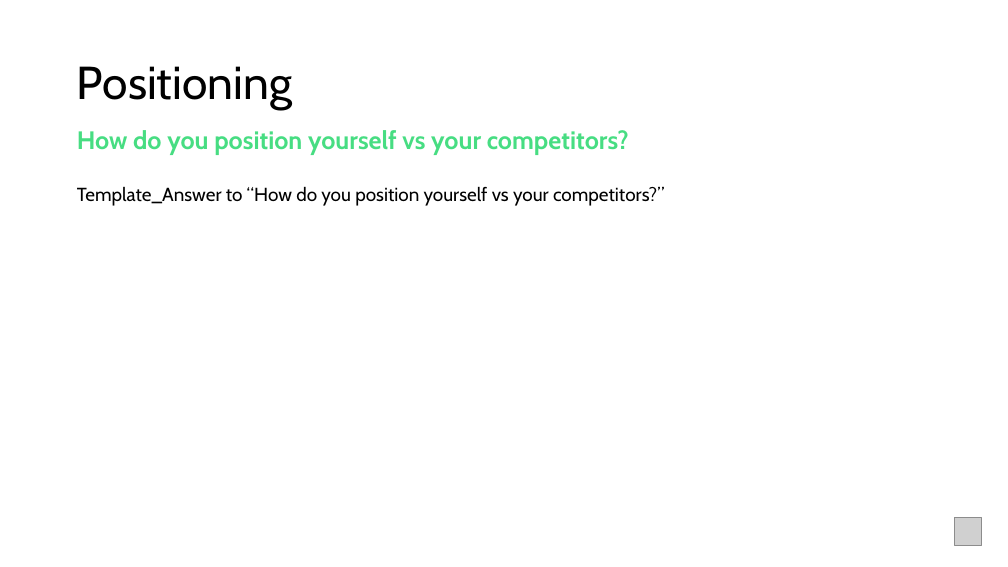
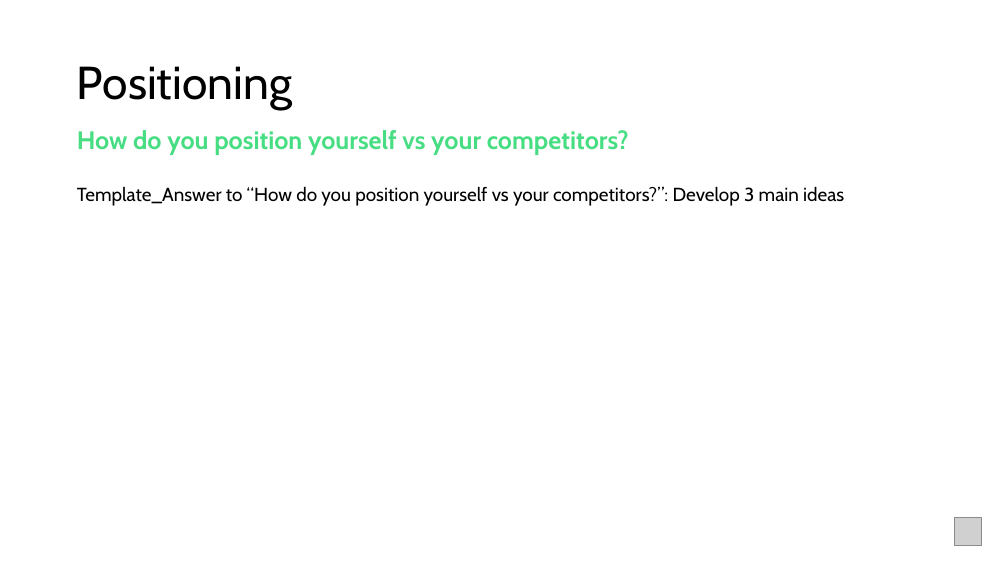
Before and after one commit to jupyter-naas/abi, a slide deck: slide 5 of assets/OrganizationTemplate.pptx. Drawn at 1008x567 pixels with LibreOffice and Linux fonts; fonts in the diff are those of the drawing; grey boxes stand for pictures. Boxes give left, top, right and bottom in pixels: in the first picture for what was removed or moved away, otherwise in the second. Text is boxed around its words. In the diff, an @@ line names an element or a change of style, - is before the commit and + after.

```diff
--- a/assets/OrganizationTemplate.pptx
+++ b/assets/OrganizationTemplate.pptx
@@ text at (x1=77, y1=186, x2=844, y2=206): text changed @@
-Template_Answer to “How do you position yourself vs your competitors?”
+Template_Answer to “How do you position yourself vs your competitors?”: Develop 3 main ideas
```
Also in this commit, not shown: 3 other slides changed, 4 other files.
